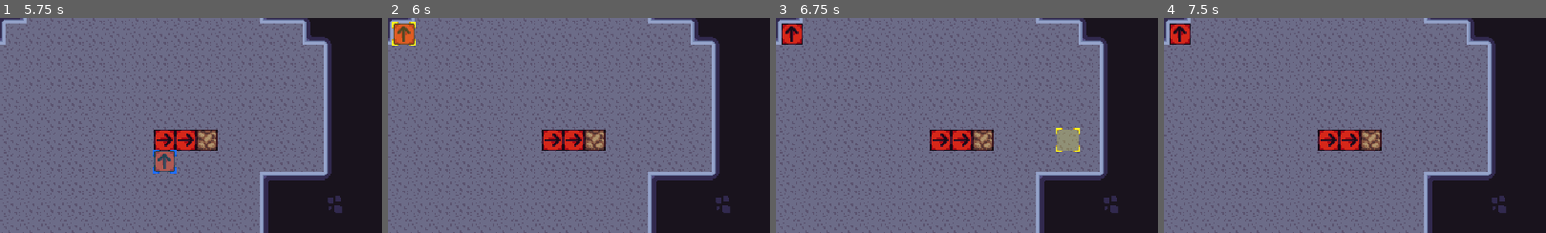
Above: before the commit, frames 1-4 (left to right).
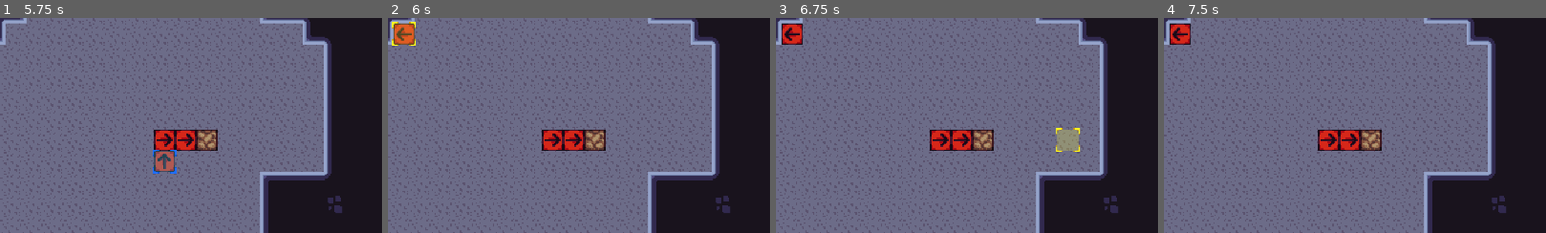
Above: after the commit, the same moments.

Repository: DOGamedev5/overqueue-mining
Game: Godot game, scene res://src/world/world_1.tscn
The game is run twice, just before and just after one commit, with the same random seed, the same clock (stepped at 60 frames per second) and the same inputs.
Inputs (mouse positions are % of the whole screen's width and height, from its top left):
- Up to frame 1 (5.75 s): tap Enter at 0.5, 2, 3.5 s; move the mouse to (72, 45) at 0.52 s; press the mouse at (72, 45) at 0.53 s; hold R (rotate_up, bound only after the commit) 0.53-1.28 s; right-click (72, 45) at 0.8 s; tap Space at 1.25, 2.75, 4.25 s; move the mouse to (30, 55) at 1.27 s; release the mouse at (30, 55) at 1.28 s; right-click (30, 55) at 1.35 s; tap Mouse wheel down (roate_down, bound only after the commit) at 1.55, 3.8, 4.35 s; move the mouse to (60, 28) at 2.02 s; hold Mouse wheel down (roate_down, bound only after the commit) 2.03-2.78 s; hold R (rotate_up, bound only after the commit) 2.03-3.53 s; click (60, 28) at 2.3 s; move the mouse to (45, 70) at 2.77 s; click (45, 70) at 2.85 s; right-click (45, 70) at 3.05 s; move the mouse to (80, 65) at 3.52 s; hold Right mouse button (right_click) 3.53-4.28 s; move the mouse to (20, 35) at 4.27 s; click (20, 35) at 4.55 s; move the mouse to (55, 50) at 5.02 s; press the mouse at (55, 50) at 5.03 s; right-click (55, 50) at 5.3 s
- Up to frame 2 (6 s): move the mouse to (35, 25) at 5.77 s; release the mouse at (35, 25) at 5.78 s; hold R (rotate_up, bound only after the commit) from 5.78 s (still down); right-click (35, 25) at 5.85 s
- Up to frame 3 (6.75 s): keep holding R (rotate_up, bound only after the commit); tap Mouse wheel down (roate_down, bound only after the commit) at 6.05 s; move the mouse to (72, 45) at 6.52 s; hold Mouse wheel down (roate_down, bound only after the commit) from 6.53 s (still down)
- Up to frame 4 (7.5 s): keep holding R (rotate_up, bound only after the commit); click (72, 45) at 6.8 s; move the mouse to (30, 55) at 7.27 s; release Mouse wheel down (roate_down, bound only after the commit) at 7.28 s; click (30, 55) at 7.35 s
The pictures show only the part of the screen within x 33-83%, y 19-69%; the shares and areas given below are measured in that part.

Frame 1 is identical in both runs. In frame 2, 0.2% of the frame differs, in the area x 2-7%, y 3-12%; in frame 3, 0.2%; in frame 4, 0.2%.
Error before the commit: Invalid access of index '0' on a base object of type: 'Array[InteractiveArea]'. (res://src/tileselector/tile_selector.gd:26)
Error after the commit: Invalid access of index '0' on a base object of type: 'Array[InteractiveArea]'. (res://src/tileselector/tile_selector.gd:30)

Commit message:
rotation system

Diff:
--- a/over-queued-mining/project.godot
+++ b/over-queued-mining/project.godot
@@ -32,14 +32,21 @@
 "events": [Object(InputEventMouseButton,"resource_local_to_scene":false,"resource_name":"","device":-1,"window_id":0,"a …(253 unchanged characters)…
 ]
 }
-rotate={
+rotate_up={
 "deadzone": 0.2,
-"events": [Object(InputEventKey,"resource_local_to_scene":fa …(119 unchanged characters)… ressed":false,"pressed":false,"keycode":0,"physical_keycode":0,"key_label":82,"unicode":114,"location":0,"echo":false,"script":null)
+"events": [Object(InputEventKey,"resource_local_to_scene":fa …(119 unchanged characters)… ressed":false,"pressed":false,"keycode":82,"physical_keycode":0,"key_label":0,"unicode":114,"location":0,"echo":false,"script":null)
+, Object(InputEventMouseButton,"resource_local_to_scene":false,"resource_name":"","device":-1,"window_id":0,"alt_pressed":false,"shift_pressed":false,"ctrl_pressed":false,"meta_pressed":false,"button_mask":0,"position":Vector2(0, 0),"global_position":Vector2(0, 0),"factor":1.0,"button_index":4,"canceled":false,"pressed":false,"double_click":false,"script":null)
 ]
 }
 right_click={
 "deadzone": 0.2,
 "events": [Object(InputEventMouseButton,"resource_local_to_scene":false,"resource_name":"","device":-1,"window_id":0,"a …(253 unchanged characters)…
+]
+}
+roate_down={
+"deadzone": 0.2,
+"events": [Object(InputEventKey,"resource_local_to_scene":false,"resource_name":"","device":-1,"window_id":0,"alt_pressed":false,"shift_pressed":true,"ctrl_pressed":false,"meta_pressed":false,"pressed":false,"keycode":82,"physical_keycode":0,"key_label":0,"unicode":114,"location":0,"echo":false,"script":null)
+, Object(InputEventMouseButton,"resource_local_to_scene":false,"resource_name":"","device":-1,"window_id":0,"alt_pressed":false,"shift_pressed":false,"ctrl_pressed":false,"meta_pressed":false,"button_mask":0,"position":Vector2(0, 0),"global_position":Vector2(0, 0),"factor":1.0,"button_index":5,"canceled":false,"pressed":false,"double_click":false,"script":null)
 ]
 }
 
--- /dev/null
+++ b/over-queued-mining/src/classes/gameObject.gd
@@ -0,0 +1,4 @@
+class_name GameObject extends Node2D
+
+func rotationInputUp(): pass
+func rotationInputDown(): pass
--- a/over-queued-mining/src/gears/interactor/interactor.gd
+++ b/over-queued-mining/src/gears/interactor/interactor.gd
@@ -1,13 +1,13 @@
-extends Node2D
+extends GameObject
 
 enum DIR {
 	RIGHT,
 	UP,
-	DOWN,
-	LEFT
+	LEFT,
+	DOWN
 }
 
-@export var direction : DIR = DIR.RIGHT
+@export var direction : int = DIR.RIGHT
 
 @onready var anim := $AnimationPlayer
 @onready var hitSender := $pivot/HitSender
@@ -16,10 +16,26 @@
 
 func _ready() -> void: rotateDirection(direction)
 
+func rotationInputUp():
+	if direction == DIR.DOWN:
+		direction = DIR.RIGHT
+	else:
+		direction += 1
+
+	rotateDirection(direction)
+
+func rotationInputDown():
+	if direction == DIR.RIGHT:
+		direction = DIR.DOWN
+	else:
+		direction -= 1
+
+	rotateDirection(direction)
+
 func rotateDirection(dir : DIR):
 	if dir == DIR.RIGHT:  pivot.rotation_degrees = 0
+	elif dir == DIR.UP: pivot.rotation_degrees = -90
 	elif dir == DIR.LEFT: pivot.rotation_degrees = -180
-	elif dir == DIR.UP: pivot.rotation_degrees = -90
 	elif dir == DIR.DOWN: pivot.rotation_degrees = 90
 
 func _on_interactive_area_has_been_hited(hitInfo: HitData) -> void:
--- a/over-queued-mining/src/tileselector/tile_selector.gd
+++ b/over-queued-mining/src/tileselector/tile_selector.gd
@@ -21,14 +21,17 @@
 	currentTilePos.y = int((currentPos.y-8)/16.0)
 
 	if event.is_action_pressed("click") and grabbed == null:selectorArea.sendHit(clickHitData)
-	if event.is_action_pressed("right_click") or (event.is_action_pressed("click") and grabbed != null):
+	if grabbed is GameObject:
+		if event.is_action_pressed("rotate_up"): grabbed.rotationInputUp()
+		if event.is_action_pressed("roate_down"): grabbed.rotationInputDown()
+
+	if event.is_action_pressed("right_click") or event.is_action_pressed("click") and grabbed != null:
 		if grabbed == null:
 			grabbed = selectorArea.getOnRegion()[0].object
 			grabbed.reparent(grabNode)
 		else:
 			grabbed.reparent(objectsLayer)
 			grabbed = null
-
 
 func _process(_delta: float) -> void:
 	position = currentPos
Not shown, added: over-queued-mining/src/classes/gameObject.gd.uid
